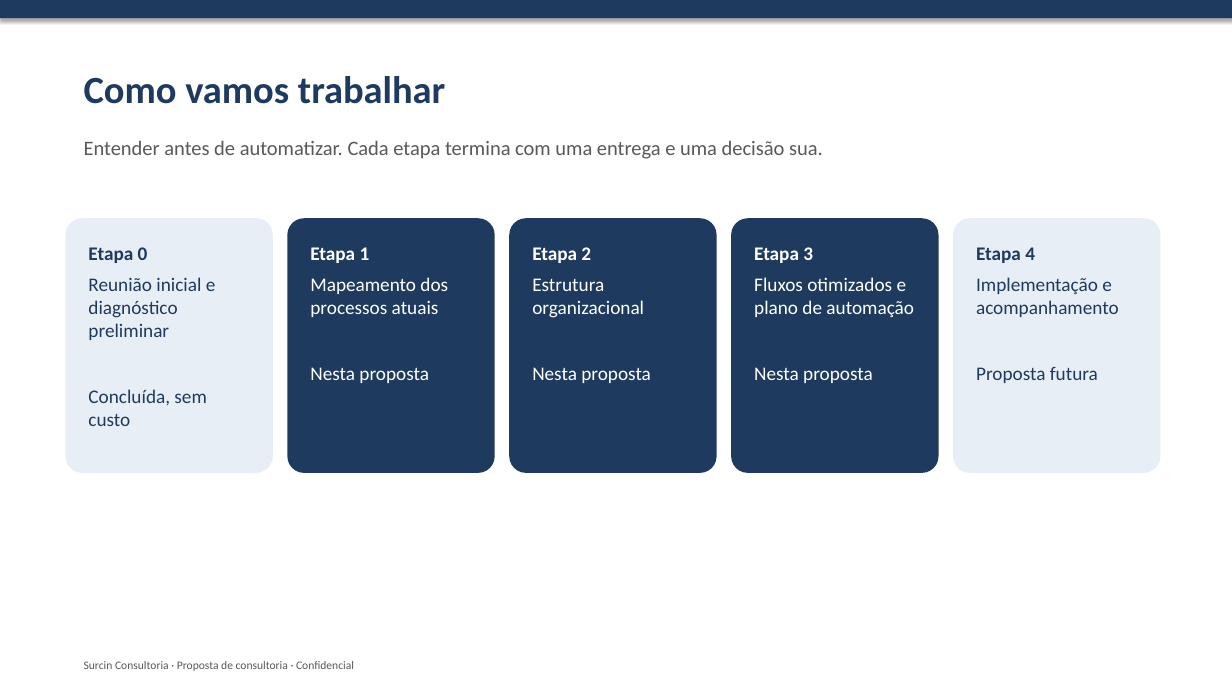
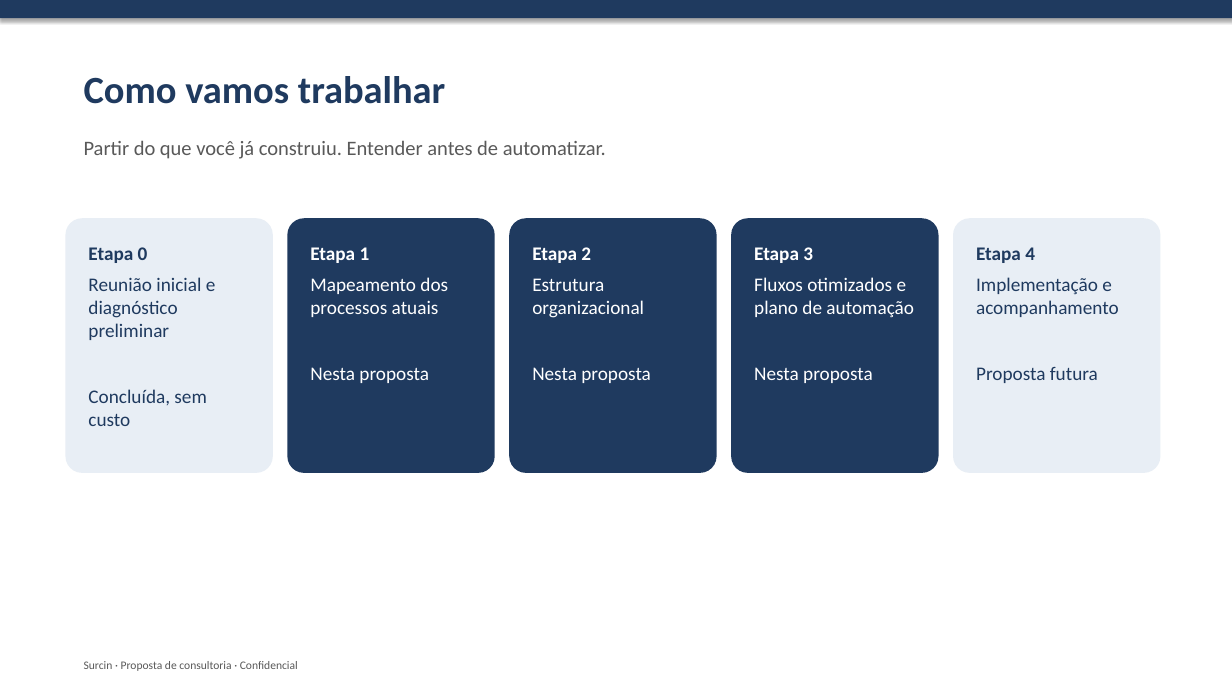
Before and after one commit to rromao-DS/Sourcin-Consultoria, a slide deck: slide 3 of proposta-surcin/06-apresentacao-proposta.pptx. Drawn at 1232x693 pixels with LibreOffice and Linux fonts; fonts in the diff are those of the drawing. Boxes give left, top, right and bottom in pixels: in the first picture for what was removed or moved away, otherwise in the second. Text is boxed around its words. In the diff, an @@ line names an element or a change of style, - is before the commit and + after.

```diff
--- a/proposta-surcin/06-apresentacao-proposta.pptx
+++ b/proposta-surcin/06-apresentacao-proposta.pptx
@@ text at (x1=84, y1=140, x2=606, y2=159): text changed @@
-Entender antes de automatizar. Cada etapa termina com uma entrega e uma decisão sua.
+Partir do que você já construiu. Entender antes de automatizar.
@@ text at (x1=84, y1=661, x2=298, y2=671): text changed @@
-Surcin Consultoria · Proposta de consultoria · Confidencial
+Surcin · Proposta de consultoria · Confidencial
```
Also in this commit, not shown: 4 other slides changed, 4 slides added, 3 slides removed, 7 other files.
